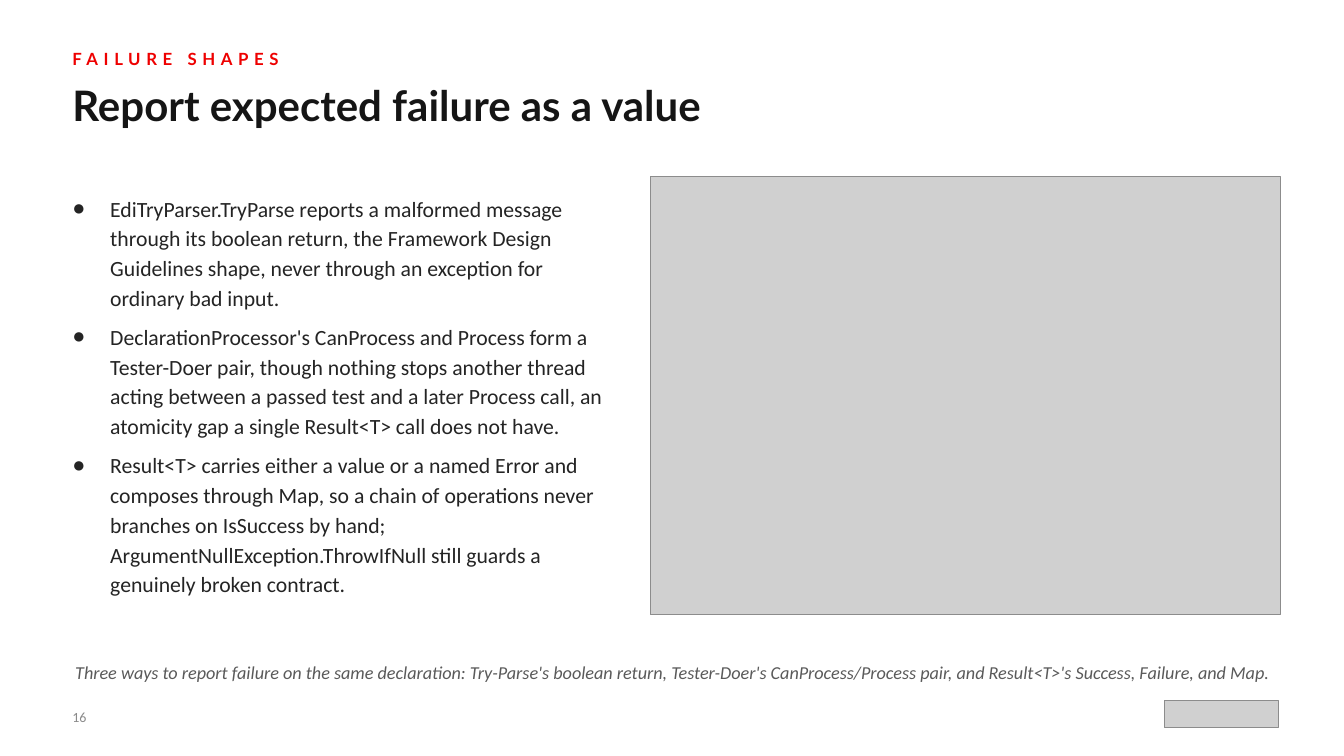
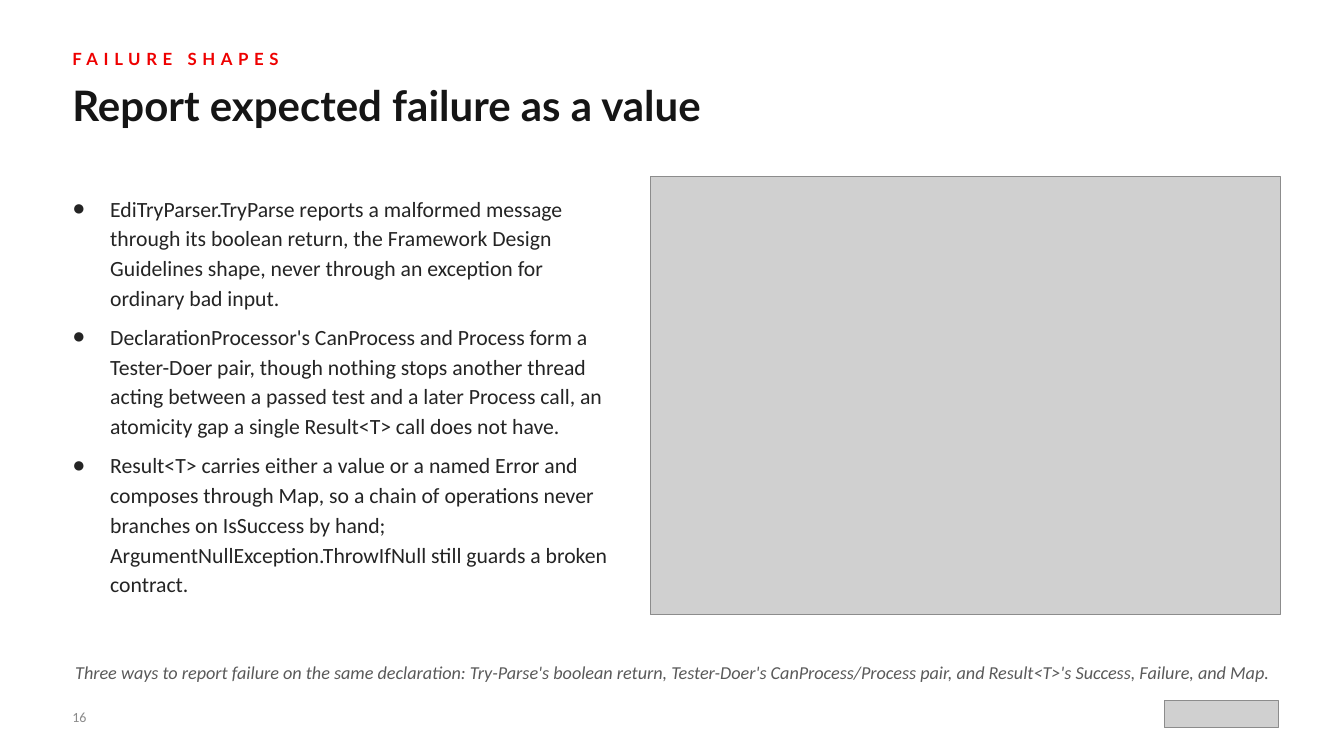
Before and after one commit to patterncatalyst/csharp-design-patterns, a slide deck: slide 16 of presentation/csharp-design-patterns-201-idiomatic-csharp.pptx. Drawn at 1344x756 pixels with LibreOffice and Linux fonts; fonts in the diff are those of the drawing; grey boxes stand for pictures. Boxes give left, top, right and bottom in pixels: in the first picture for what was removed or moved away, otherwise in the second. Text is boxed around its words. In the diff, an @@ line names an element or a change of style, - is before the commit and + after.

```diff
--- a/presentation/csharp-design-patterns-201-idiomatic-csharp.pptx
+++ b/presentation/csharp-design-patterns-201-idiomatic-csharp.pptx
@@ text at bbox=[110, 458, 607, 592]: text changed @@
-● Result<T> carries either a value or a named Error and composes through Map, so a chain of operations never branches on IsSuccess by hand; ArgumentNullException.ThrowIfNull still guards a genuinely broken contract.
+● Result<T> carries either a value or a named Error and composes through Map, so a chain of operations never branches on IsSuccess by hand; ArgumentNullException.ThrowIfNull still guards a broken contract.
```
Also in this commit, not shown: 9 other slides changed, 1 other file.
